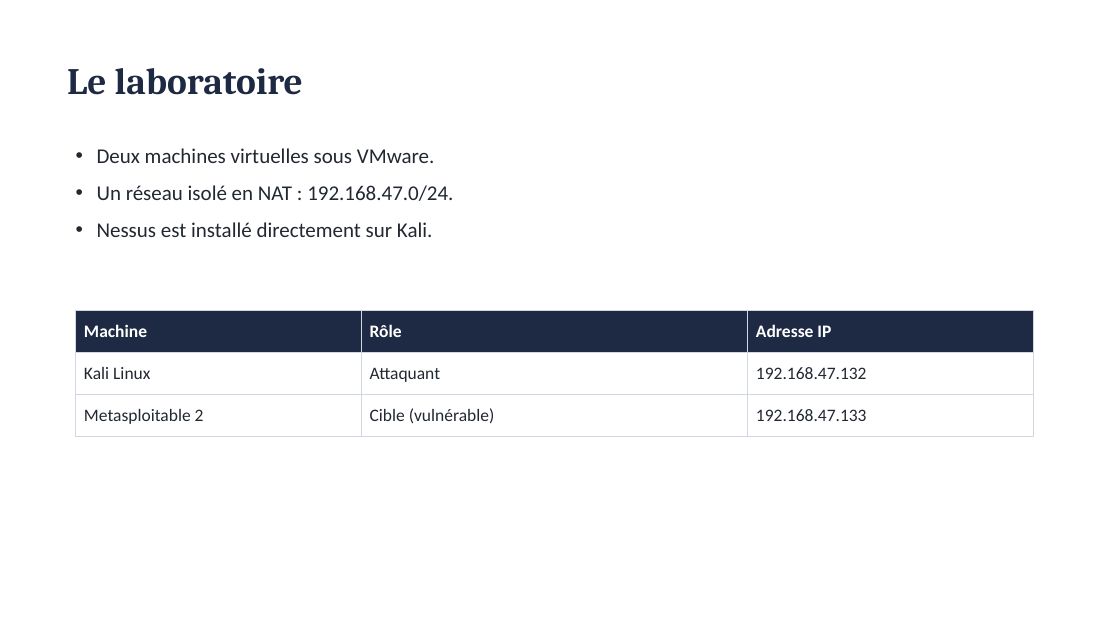
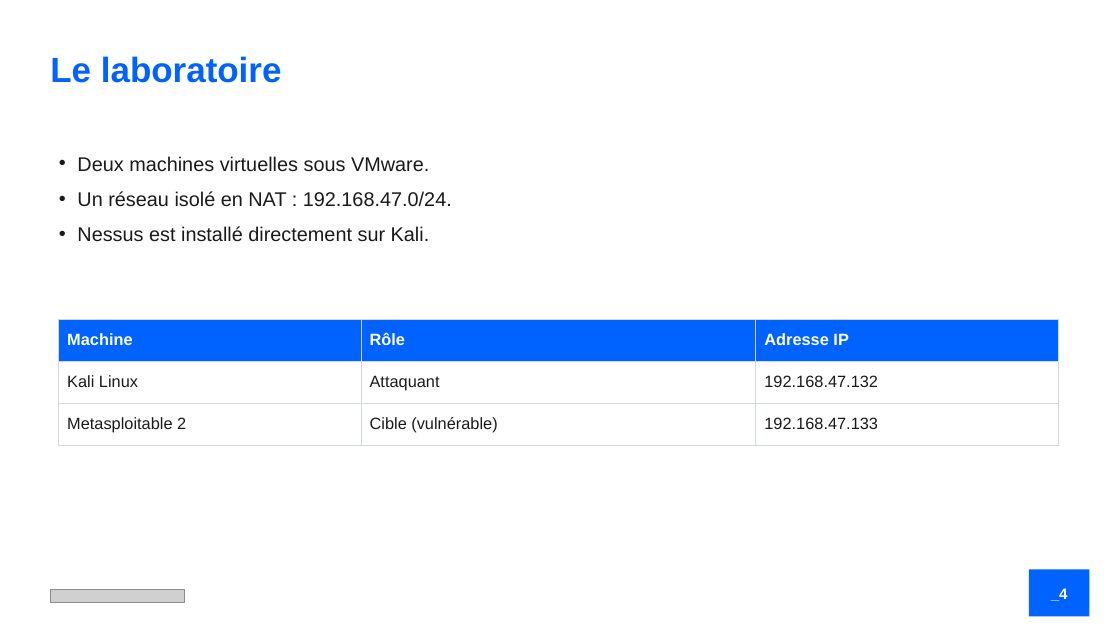
Before and after one commit to samet-ari/nessus-metasploit-lab, a slide deck: slide 4 of presentation/Presentation_Nessus_Metasploit.pptx. Drawn at 1120x630 pixels with LibreOffice and Linux fonts; fonts in the diff are those of the drawing; grey boxes stand for pictures. Boxes give left, top, right and bottom in pixels: in the first picture for what was removed or moved away, otherwise in the second. Text is boxed around its words. In the diff, an @@ line names an element or a change of style, - is before the commit and + after.

```diff
--- a/presentation/Presentation_Nessus_Metasploit.pptx
+++ b/presentation/Presentation_Nessus_Metasploit.pptx
@@ text "Le laboratoire": place and size @@
-text "Le laboratoire" at [67,68,303,95]
+text "Le laboratoire" at [50,56,282,83]
@@ text "Le laboratoire" at [50,56,282,83]: size 32 to 30 pt, font Cambria to Arial, text colour #1E2A44 to #0062FF @@
@@ text "Deux machines virtuelles sous VMware.": place and size @@
-text "Deux machines virtuelles sous VMware." at [97,148,453,237]
+text "Deux machines virtuelles sous VMware." at [77,156,452,242]
@@ text "Deux machines virtuelles sous VMware." at [77,156,452,242]: size 18 to 17 pt, font Calibri to Arial, text colour #222831 to #1A1A1A; indent changed @@
@@ table at [59,319,1059,437] @@
@@ fill #1E2A44 to #0062FF in row 1 @@
@@ size 15 to 14 pt, font Calibri to Arial @@
@@ text colour #222831 to #1A1A1A in "Kali Linux", "Attaquant", "192.168.47.132", "Metasploitable 2" and 2 more places @@
@@ table: place and size @@
-table at [76,311,1033,428]
+table at [59,319,1059,437]
@@ picture added at [50,590,185,602] @@
@@ rectangle added at [1029,570,1090,617], fill #0062FF @@
@@ text added at [1051,588,1068,601], 13 pt, text #FFFFFF, bold @@
+_4
```
Also in this commit, not shown: 9 other slides changed, 4 slides added, 3 slides removed.
